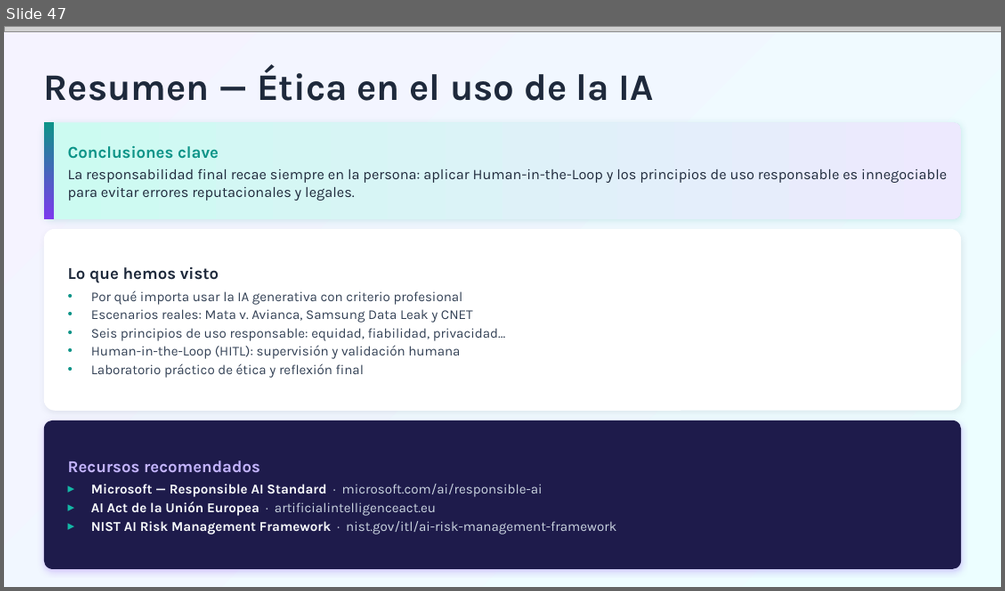
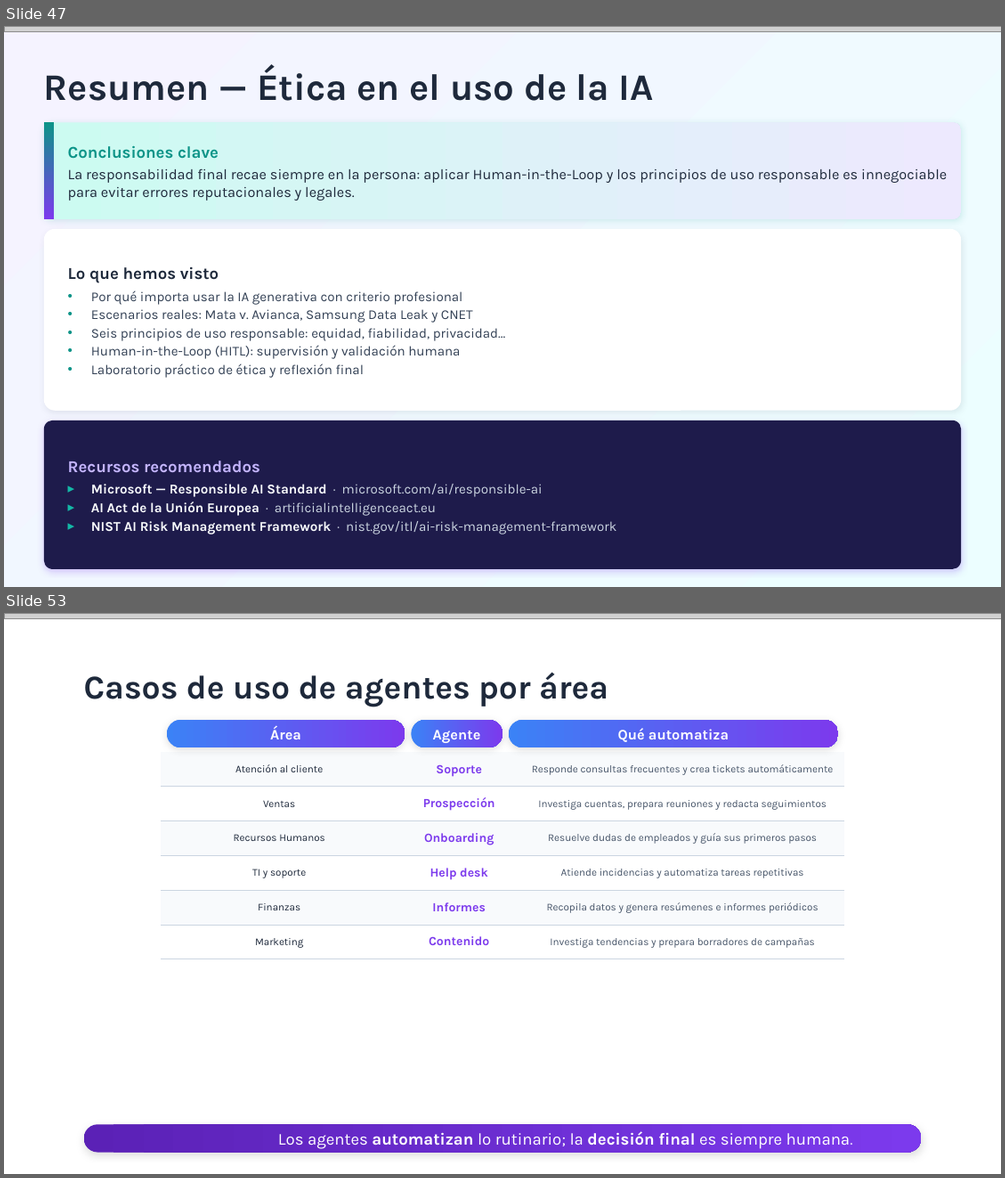
Before and after one commit to quizeth/Labs, a slide deck: IA y Copilot para business professionals/IA Generativa y Microsoft Copilot para profesionales.pptx. Shown one above the other, each under a label of ours: slide 47 before the commit, slides 47 and 53 after it; the slides between them are not shown. The pictures are 1005x591 and 1005x1178 pixels, drawn with LibreOffice and Linux fonts; fonts in the diff are those of the drawing; grey boxes stand for pictures. Boxes give left, top, right and bottom in pixels: in the first picture for what was removed or moved away, otherwise in the second. Text is boxed around its words. In the diff, an @@ line names an element or a change of style, - is before the commit and + after.

```diff
--- a/IA y Copilot para business professionals/IA Generativa y Microsoft Copilot para profesionales.pptx
+++ b/IA y Copilot para business professionals/IA Generativa y Microsoft Copilot para profesionales.pptx
@@ slide 53 added at [4,613,1001,1174], background #FFFFFF @@
@@ picture added at [4,613,1001,619] @@
@@ text added at [84,672,608,707], 32 pt, text #1E293B, bold @@
+Casos de uso de agentes por área
@@ table added at [161,713,844,959], 7 rows, 3 columns @@
+Área | Agente | Qué automatiza
+Atención al cliente | Soporte | Responde consultas frecuentes y crea tickets automáticamente
+Ventas | Prospección | Investiga cuentas, prepara reuniones y redacta seguimientos
+Recursos Humanos | Onboarding | Resuelve dudas de empleados y guía sus primeros pasos
+TI y soporte | Help desk | Atiende incidencias y automatiza tareas repetitivas
+Finanzas | Informes | Recopila datos y genera resúmenes e informes periódicos
+Marketing | Contenido | Investiga tendencias y prepara borradores de campañas
@@ rounded rectangle added at [167,720,405,747], fill gradient #3B82F6 to #7C3AED, 14 pt, text #FFFFFF, bold @@
+Área
@@ rounded rectangle added at [411,720,502,747], fill gradient #3B82F6 to #7C3AED, 14 pt, text #FFFFFF, bold @@
+Agente
@@ rounded rectangle added at [509,720,839,747], fill gradient #3B82F6 to #7C3AED, 14 pt, text #FFFFFF, bold @@
+Qué automatiza
@@ rounded rectangle added at [84,1125,922,1152], fill gradient #5B21B6 to #7C3AED @@
@@ text added at [278,1131,853,1149], 16 pt, text #FFFFFF @@
+Los agentes automatizan lo rutinario; la decisión final es siempre humana.
```
Also in this commit, not shown: 8 slides changed, 13 other slides added.
